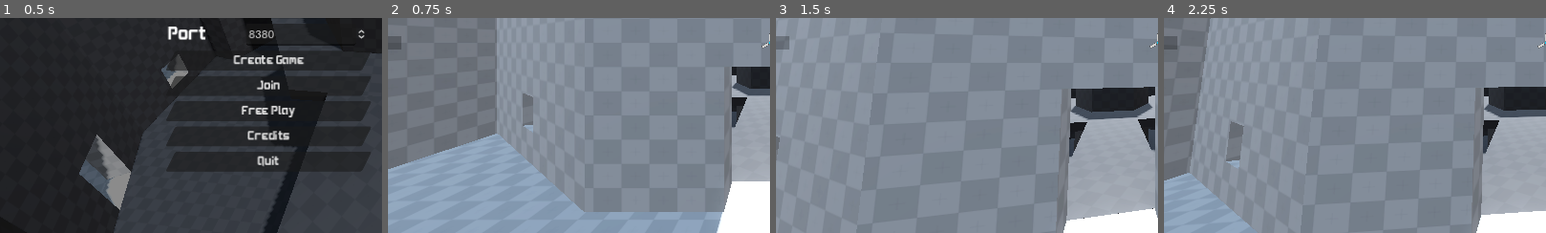
Above: before the commit, frames 1-4 (left to right).
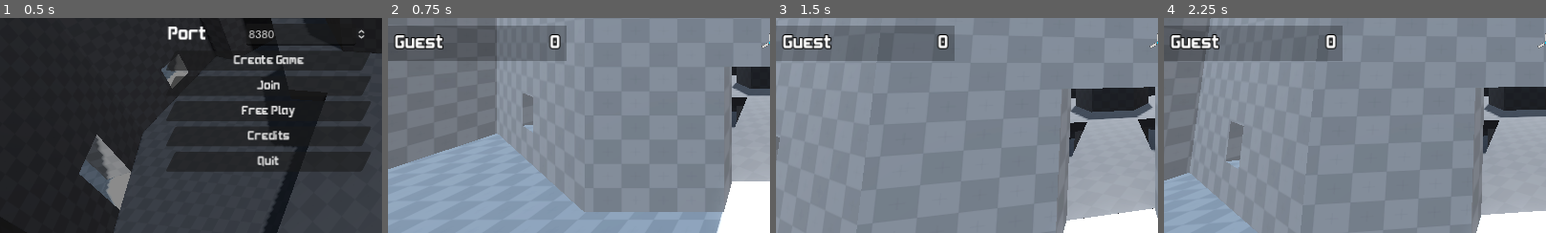
Above: after the commit, the same moments.

Repository: kdreese/godot-3D-shooter-project
Game: Godot game, scene res://src/states/menus/menu.tscn
Two runs of this game, one before a commit and one after it. Both use one fixed random seed, a clock stepped at 60 frames per second and the inputs below.
Inputs (mouse positions are % of the whole screen's width and height, from its top left):
- Up to frame 1 (0.5 s): no input
- Up to frame 2 (0.75 s): click "Free Play" at 0.5 s
- Up to frame 3 (1.5 s): tap Enter at 1.25 s; move the mouse to (55, 50) at 1.27 s; hold W (move_forwards) from 1.28 s (still down); hold Right mouse button (melee_attack) from 1.28 s (still down)
- Up to frame 4 (2.25 s): keep holding W (move_forwards); tap Space (jump) at 1.52, 2 s; move the mouse to (45, 50) at 2.02 s; release Right mouse button (melee_attack) at 2.03 s; click (45, 50) at 2.1 s
The pictures show only the part of the screen within x 0-50%, y 44-94%; the shares and areas given below are measured in that part.

Frame 1 is identical in both runs. In frame 2, 7.5% of the frame differs, in the area x 0-47%, y 3-20%; in frame 3, 7.5%; in frame 4, 7.5%.
Error before the commit: Invalid access to property or key 'mode' on a base object of type 'Nil'. (res://src/states/scoreboard/scoreboard.gd:33)

Commit message:
Argument parsing.

Diff:
--- a/project.godot
+++ b/project.godot
@@ -17,6 +17,7 @@
 
 [autoload]
 
+ArgParse="*res://src/autoload/argparse.gd"
 Global="*res://src/autoload/global.gd"
 Multiplayer="*res://src/autoload/multiplayer.gd"
 GMPClient="*res://src/autoload/gmp_client.gd"
--- /dev/null
+++ b/src/autoload/argparse.gd
@@ -0,0 +1,135 @@
+extends Node
+## Arguments are passed in in the `--double-dashed` format. After parse_args is called, these will
+## be converted to `snake_case` for easy processing.
+
+var used_arg_names: Array[String] = [] ## All the names of arguments that are taken.
+var switch_args: Array[SwitchArg] = [] ## Listing of all the possible switch arguments.
+var string_args: Array[StringArg] = [] ## Listing of all the possible string arguments.
+var int_args: Array[IntArg] = [] ## Listing of all the possible integer arguments.
+
+## The parsed command line arguments, in dictionary form. Populated by parse_args.
+var args: Dictionary = {}
+
+
+## Add a switch (boolean) argument.
+func add_switch_arg(arg_name: String) -> void:
+	if arg_name in used_arg_names:
+		push_error("Argument with identical name already exists.")
+		return
+	var arg := SwitchArg.new()
+	arg.name = arg_name
+	switch_args.append(arg)
+	used_arg_names.append(arg_name)
+
+
+## Add a string argument.
+func add_string_arg(arg_name: String, default: String = "", required: bool = false) -> void:
+	if arg_name in used_arg_names:
+		push_error("Argument with identical name already exists.")
+		return
+	var arg := StringArg.new()
+	arg.name = arg_name
+	arg.default = default
+	arg.required = required
+	string_args.append(arg)
+	used_arg_names.append(arg_name)
+
+
+## Add an integer argument.
+func add_int_arg(arg_name: String, default: int = 0, required: bool = false) -> void:
+	if arg_name in used_arg_names:
+		push_error("Argument with identical name already exists.")
+		return
+	var arg := IntArg.new()
+	arg.name = arg_name
+	arg.default = default
+	arg.required = required
+	int_args.append(arg)
+	used_arg_names.append(arg_name)
+
+
+## Parse the arguments from the command line. This should be once after all desired arguments are
+## added. Will return `true` if there were no errors, and `false` otherwise. The parsed args are
+## stored in the `args` class member.
+##
+## Note: arguments are passed in in the `--double-dashed` format. After parse_args is called, these
+## will be converted to `snake_case` for easy processing.
+func parse_args() -> bool:
+	var user_args = OS.get_cmdline_user_args()
+
+	args = {}
+
+	for switch_arg in switch_args:
+		var formatted_name := switch_arg.name.lstrip("--").replace("-", "_")
+		if switch_arg.name in user_args:
+			args[formatted_name] = true
+		else:
+			args[formatted_name] = false
+
+	for string_arg in string_args:
+		var formatted_name := string_arg.name.lstrip("--").replace("-", "_")
+		var index = user_args.find(string_arg.name)
+		if index == -1:
+			# The argument was not found.
+			if string_arg.required:
+				push_error("Missing required argument '%s'" % string_arg.name)
+				return false
+			else:
+				args[formatted_name] = string_arg.default
+		else:
+			# If this is the end of the arguments list, or if the next argument is not a value,
+			# throw an error.
+			if index == user_args.size() - 1:
+				push_error("Expected value after '%s'" % string_arg.name)
+				return false
+			elif user_args[index + 1].begins_with("--"):
+				push_error("Expected value after '%s', found another argument" % string_arg.name)
+				return false
+			else:
+				args[formatted_name] = user_args[index + 1]
+
+	for int_arg in int_args:
+		var formatted_name := int_arg.name.lstrip("--").replace("-", "_")
+		var index = user_args.find(int_arg.name)
+		if index == -1:
+			# The argument was not found.
+			if int_arg.required:
+				push_error("Missing required argument '%s'" % int_arg.name)
+				return false
+			else:
+				args[formatted_name] = int_arg.default
+		else:
+			# If this is the end of the arguments list, or if the next argument is not a value,
+			# throw an error.
+			if index == user_args.size() - 1:
+				push_error("Expected value after '%s'" % int_arg.name)
+				return false
+			elif user_args[index + 1].begins_with("--"):
+				push_error("Expected value after '%s', found another argument" % int_arg.name)
+				return false
+			elif not user_args[index + 1].is_valid_int():
+				push_error("Value for int argument '%s' is not a valid integer ('%s')" % [int_arg.name, user_args[index + 1]])
+				return false
+			else:
+				args[formatted_name] = int(user_args[index + 1])
+
+	return true
+
+
+## Class for switch (boolean) args. If present, their value is true, if not their value is false.
+class SwitchArg:
+	var name: String
+
+
+## Class for string value arguments.
+class StringArg:
+	var name: String
+	var default: String
+	var required: bool
+
+
+## Class for integer value arguments.
+class IntArg:
+	var name: String
+	var default: int
+	var required: bool
--- a/src/autoload/global.gd
+++ b/src/autoload/global.gd
@@ -26,6 +26,7 @@
 
 func _ready() -> void:
 	randomize()
+	parse_args()
 	load_config()
 	process_mode = Node.PROCESS_MODE_ALWAYS
 
@@ -105,3 +106,12 @@
 	var sound_volume_pct := config["sfx_volume"] as float
 	var sounds_bus_index := AudioServer.get_bus_index("SFX")
 	AudioServer.set_bus_volume_db(sounds_bus_index, MAX_SFX_VOLUME_DB + (20 * log(sound_volume_pct) / log(10)))
+
+
+func parse_args() -> void:
+	ArgParse.add_switch_arg("--dedicated")
+	ArgParse.add_string_arg("--server-name")
+	ArgParse.add_int_arg("--port")
+	ArgParse.add_int_arg("--max-players", 8)
+
+	ArgParse.parse_args()
--- a/src/autoload/multiplayer.gd
+++ b/src/autoload/multiplayer.gd
@@ -29,7 +29,7 @@
 	func serialize() -> Dictionary:
 		return {
 			"server_name": server_name,
-			"mode": mode as int
+			"mode": int(mode)
 		}
 
 	func deserialize(data: Dictionary) -> void:
@@ -43,7 +43,7 @@
 var player_latency := {}
 
 # Variable holding the current game mode, as an ID.
-var game_info: GameInfo
+var game_info := GameInfo.new()
 var dedicated_server := false
 
 
@@ -54,7 +54,7 @@
 	get_multiplayer().connection_failed.connect(self._connected_fail)
 	get_multiplayer().server_disconnected.connect(self._server_disconnected)
 
-	if OS.has_feature("Server") or "--dedicated" in OS.get_cmdline_user_args():
+	if OS.has_feature("Server") or ArgParse.args["dedicated"]:
 		run_dedicated_server()
 
 
@@ -83,46 +83,26 @@
 func run_dedicated_server() -> void:
 	dedicated_server = true
 	print("Starting dedicated server")
-	var args := OS.get_cmdline_user_args()
-	for i in range(args.size()):
-		if args[i] == "--server-name":
-			if i == args.size() - 1:
-				print("Error, please specify a server name after --server-name")
-				get_tree().quit(1)
-				return
-			game_info.server_name = args[i + 1]
-		if args[i] == "--port":
-			if i == args.size() - 1:
-				print("Error, please specify a port number after --port")
-				get_tree().quit(1)
-				return
-			var port_arg := args[i + 1]
-			if not port_arg.is_valid_int():
-				print("Error, \"%s\" is not a valid integer" % port_arg)
-				get_tree().quit(1)
-				return
-			var new_port := int(port_arg)
-			if new_port < 0 or new_port > 65535:
-				print("Error, port must be between 0 and 65535, found %d" % new_port)
-				get_tree().quit(1)
-				return
-			Global.config.port = new_port
-		elif args[i] == "--max-players":
-			if i == args.size() - 1:
-				print("Error, please specify a max player number after --max-players")
-				get_tree().quit(1)
-				return
-			var max_players_arg := args[i + 1]
-			if not max_players_arg.is_valid_int():
-				print("Error, \"%s\" is not a valid integer" % max_players_arg)
-				get_tree().quit(1)
-				return
-			var new_max_players := int(max_players_arg)
-			if new_max_players < 2 or new_max_players > 8:
-				print("Error, max_players must be between 2 and 8, found %d" % new_max_players)
-				get_tree().quit(1)
-				return
-			Global.config.max_players = new_max_players
+	if ArgParse.args["server_name"] == "":
+		push_error("Please specify a server name for dedicated servers.")
+		get_tree().quit(1)
+
+	game_info.server_name = ArgParse.args["server_name"]
+
+	var port = ArgParse.args["port"]
+	if not (port is int) or port < 0 or port > 65535:
+		push_error("Invalid port number (%d)." % port)
+		get_tree().quit(1)
+
+	Global.config.port = port
+
+	var max_players = ArgParse.args["max_players"]
+	if max_players < 2 or max_players > 8:
+		push_error("Error, max_players must be between 2 and 8, found %d" % max_players)
+		get_tree().quit(1)
+
+	Global.config.max_players = max_players
+
 	var error := host_server(Global.config.port, Global.config.max_players)
 	if error:
 		print("Error, unable to host a server")
Not shown, changed: python/godot_game.py
